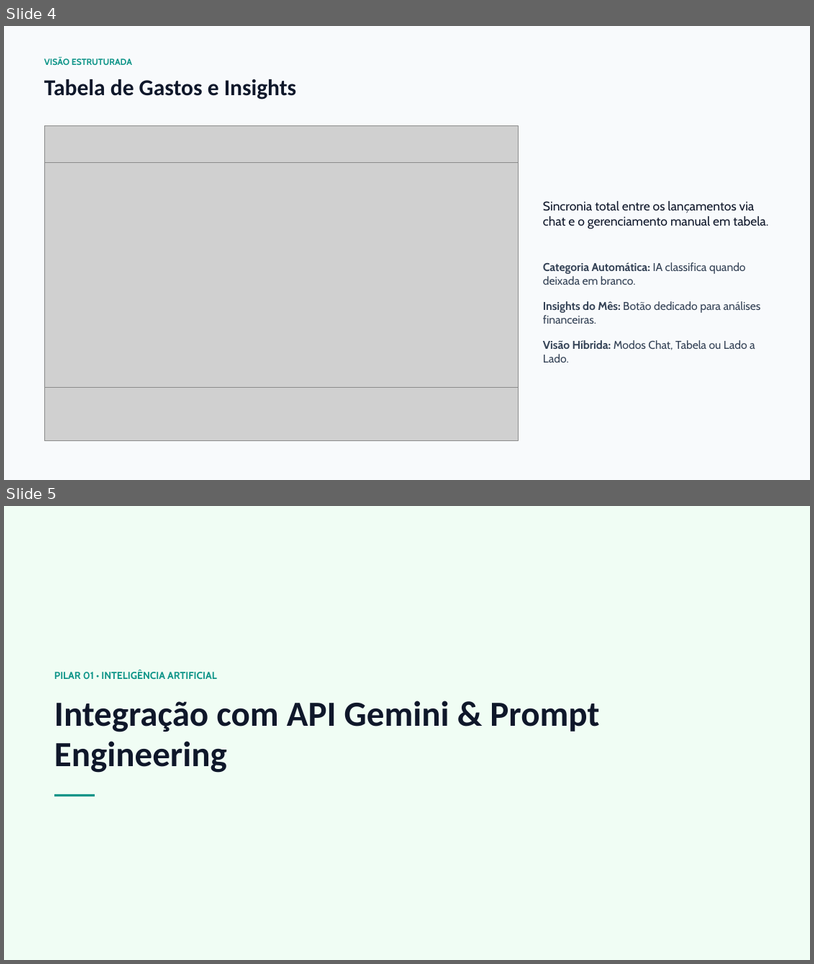
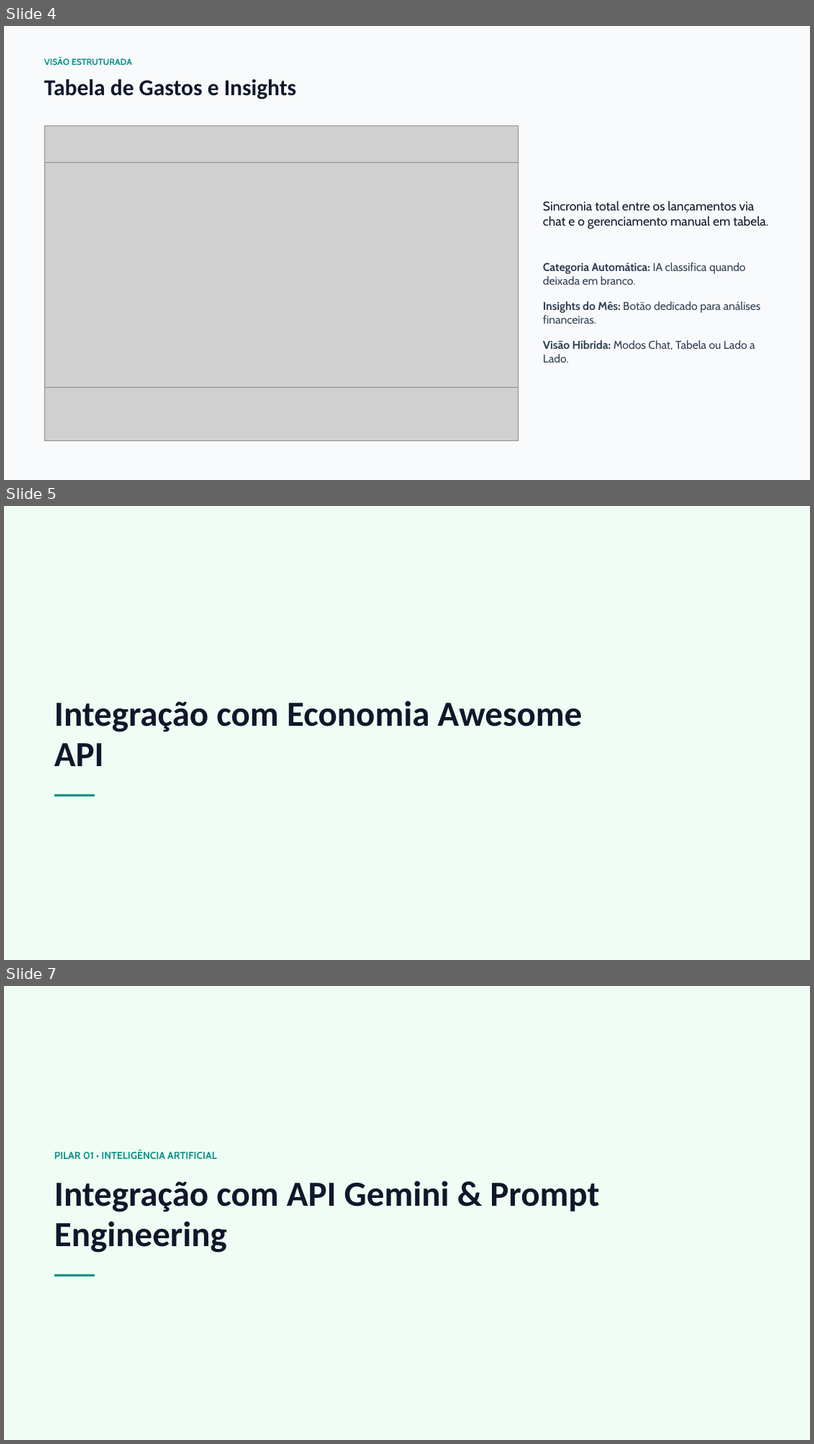
Before and after one commit to MarioSF1/projeto-ia-08102026, a slide deck: apresentação/GastoCerto IA - Arquitetura e Engenharia de Prompts.pptx. Shown one above the other, each under a label of ours: slides 4 and 5 before the commit, slides 4, 5 and 7 after it; the slides between them are not shown. The pictures are 814x964 and 814x1444 pixels, drawn with LibreOffice and Linux fonts; fonts in the diff are those of the drawing; grey boxes stand for pictures. Boxes give left, top, right and bottom in pixels: in the first picture for what was removed or moved away, otherwise in the second. Text is boxed around its words. In the diff, an @@ line names an element or a change of style, - is before the commit and + after.

```diff
--- a/apresentação/GastoCerto IA - Arquitetura e Engenharia de Prompts.pptx
+++ b/apresentação/GastoCerto IA - Arquitetura e Engenharia de Prompts.pptx
@@ slide 5 added at box(4, 506, 810, 960), background #F0FDF4 @@
@@ text added at box(54, 700, 583, 766), 42 pt, text #0F172A, bold @@
+Integração com Economia Awesome API
@@ rectangle added at box(54, 794, 95, 796), fill #0D9488 @@
@@ what was slide 5 is now slide 7 @@
```
Also in this commit, not shown: 2 slides changed, 1 other slide added, 1 other file.
